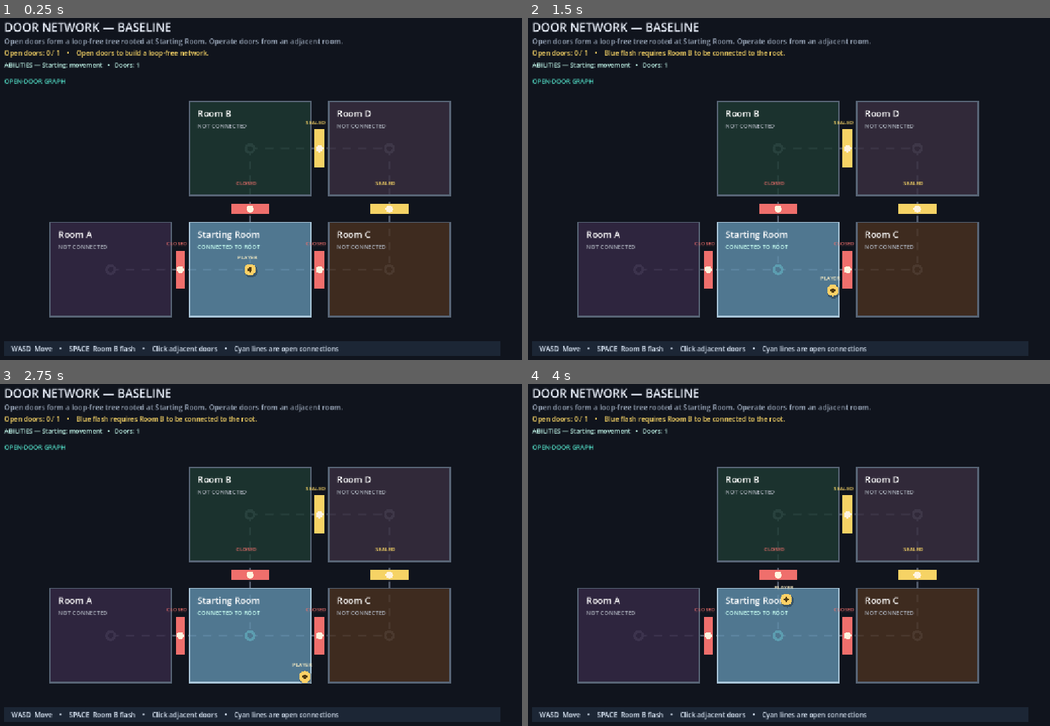
Above: before the commit, frames 1-4 (two rows, left to right).
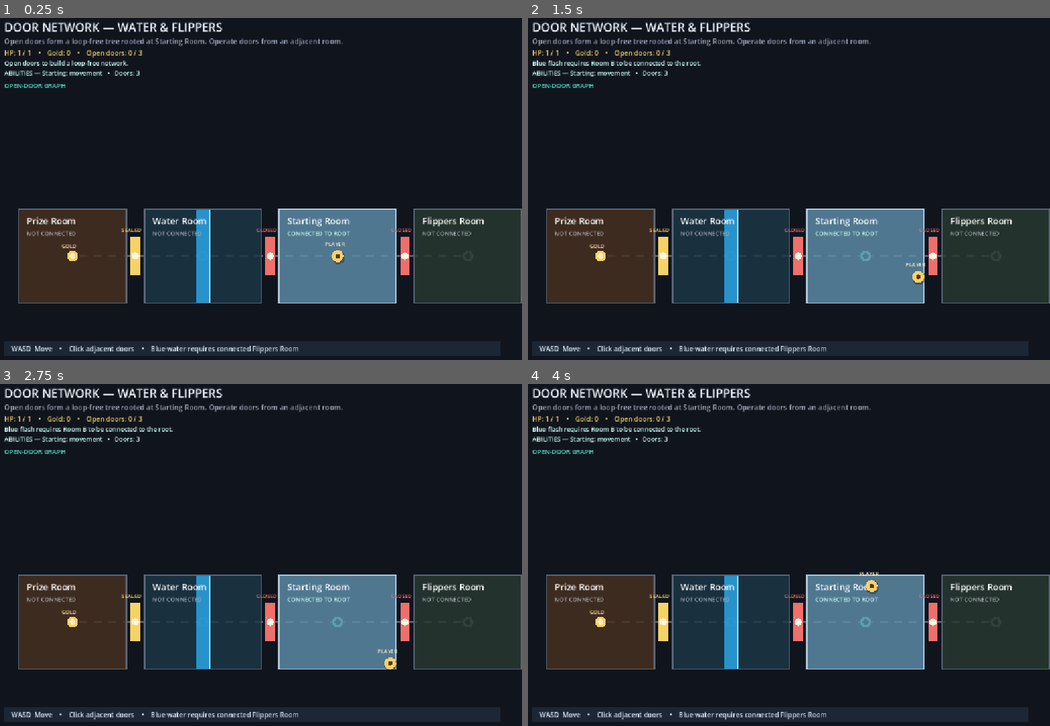
Above: after the commit, the same moments.

Repository: Gammapod/TreeMockup
Game: Godot game, scene res://Dungeon.tscn
The game is run twice, just before and just after one commit, with the same random seed, the same clock (stepped at 60 frames per second) and the same inputs.
Inputs (mouse positions are in pixels of both pictures, inside the frame that each line leads up to):
- Up to frame 1 (0.25 s): no input
- Up to frame 2 (1.5 s): tap Enter at 0.5 s; move the mouse to (898, 168) at 0.52 s; hold D 0.53-1.28 s; click (898, 168) at 0.67 s; tap Space at 0.77 s; move the mouse to (674, 206) at 1.27 s; hold S from 1.28 s (still down)
- Up to frame 3 (2.75 s): tap Space at 1.52, 2 s; move the mouse to (307, 472) at 2.02 s; release S at 2.03 s; hold D from 2.03 s (still down)
- Up to frame 4 (4 s): tap Enter at 2.75 s; move the mouse to (752, 623) at 2.77 s; release D at 2.78 s; hold W 2.78-3.53 s; click (752, 623) at 2.92 s; tap Space at 3.02, 3.77 s; move the mouse to (940, 606) at 3.52 s; hold A from 3.53 s (still down)

The runs differ from the first frame. In frame 1, 43% of the frame differs, in the area x 0-100%, y 1-99%; in frame 2, 43%; in frame 3, 43%; in frame 4, 43%.

Commit message:
flippers scenario

Diff:
--- a/Dungeon.gd
+++ b/Dungeon.gd
@@ -3,19 +3,19 @@
 const PLAYER_RADIUS: float = 13.0
 const PLAYER_SPEED: float = 230.0
 const DOOR_HALF_WIDTH: float = 42.0
-const BASELINE_SCENARIO_SCRIPT: Script = preload("res://scenarios/baseline_scenario.gd")
+const WATER_FLIPPERS_SCENARIO_SCRIPT: Script = preload("res://scenarios/water_flippers_scenario.gd")
 const DUNGEON_MODEL_SCRIPT: Script = preload("res://scripts/dungeon_model.gd")
 
 var scenario
 var model
-var player_position: Vector2 = Vector2(595, 585)
+var player_position: Vector2 = Vector2(790, 555)
 var font: Font
 var status_message: String = "Open doors to build a loop-free network."
 var flash_time: float = 0.0
 
 func _ready() -> void:
 	font = ThemeDB.fallback_font
-	scenario = BASELINE_SCENARIO_SCRIPT.new().create()
+	scenario = WATER_FLIPPERS_SCENARIO_SCRIPT.new().create()
 	model = DUNGEON_MODEL_SCRIPT.new(scenario)
 	queue_redraw()
 
@@ -60,12 +60,32 @@
 		if aligned and player_position.distance_to(door.position) < 48.0 and amount.dot(travel_direction) > 0.0:
 			if model.try_traverse_door(door.id):
 				player_position = _entry_position(destination_room.bounds, travel_direction)
+				_try_collect_at_player()
 			return
 	var room = scenario.rooms[model.player_room]
 	var next: Vector2 = player_position + amount
 	next.x = clampf(next.x, room.bounds.position.x + PLAYER_RADIUS, room.bounds.end.x - PLAYER_RADIUS)
 	next.y = clampf(next.y, room.bounds.position.y + PLAYER_RADIUS, room.bounds.end.y - PLAYER_RADIUS)
-	player_position = next
+	player_position = _apply_water_collisions(room, player_position, next)
+	_try_collect_at_player()
+
+func _apply_water_collisions(room, current: Vector2, next: Vector2) -> Vector2:
+	if model.capabilities.can_cross_water:
+		return next
+	for hazard in room.water_hazards:
+		var blocked: Rect2 = hazard.bounds.grow(PLAYER_RADIUS)
+		if blocked.has_point(next) and not blocked.has_point(current):
+			if abs(next.x - current.x) >= abs(next.y - current.y):
+				next.x = blocked.end.x if next.x < current.x else blocked.position.x
+			else:
+				next.y = blocked.end.y if next.y < current.y else blocked.position.y
+	return next
+
+func _try_collect_at_player() -> void:
+	for collectable in scenario.collectables.values():
+		if not model.collected_ids.has(collectable.id) and collectable.room_id == model.player_room and player_position.distance_to(collectable.position) < 25.0:
+			if model.try_collect(collectable.id):
+				status_message = "Collected 1 gold!"
 
 func _entry_position(destination: Rect2, direction: Vector2) -> Vector2:
 	var position: Vector2 = destination.get_center()
@@ -93,14 +113,17 @@
 		_draw_room(room)
 	for door in scenario.doors.values():
 		_draw_door(door)
+	for collectable in scenario.collectables.values():
+		_draw_collectable(collectable)
 	_draw_player()
 	_draw_help()
 
 func _draw_header() -> void:
 	draw_string(font, Vector2(48, 55), "DOOR NETWORK — %s" % scenario.name.to_upper(), HORIZONTAL_ALIGNMENT_LEFT, -1, 26, Color("eef4ff"))
 	draw_string(font, Vector2(48, 82), "Open doors form a loop-free tree rooted at Starting Room. Operate doors from an adjacent room.", HORIZONTAL_ALIGNMENT_LEFT, -1, 16, Color("9ba8ba"))
-	draw_string(font, Vector2(48, 108), "Open doors: %d / %d    •    %s" % [model.open_door_count(), model.capabilities.max_open_doors, status_message], HORIZONTAL_ALIGNMENT_LEFT, -1, 15, Color("f6d365"))
-	draw_string(font, Vector2(48, 134), _ability_summary(), HORIZONTAL_ALIGNMENT_LEFT, -1, 14, Color("c8fff2"))
+	draw_string(font, Vector2(48, 108), "HP: %d / %d    •    Gold: %d    •    Open doors: %d / %d" % [model.current_hp, model.capabilities.max_hp, model.gold_collected, model.open_door_count(), model.capabilities.max_open_doors], HORIZONTAL_ALIGNMENT_LEFT, -1, 15, Color("f6d365"))
+	draw_string(font, Vector2(48, 130), status_message, HORIZONTAL_ALIGNMENT_LEFT, -1, 14, Color("c8fff2"))
+	draw_string(font, Vector2(48, 152), _ability_summary(), HORIZONTAL_ALIGNMENT_LEFT, -1, 14, Color("c8fff2"))
 
 func _draw_open_door_graph() -> void:
 	for door in scenario.doors.values():
@@ -117,13 +140,18 @@
 		var point: Vector2 = room.bounds.get_center()
 		draw_circle(point, 12, Color("55e6cd") if model.is_room_reachable(room.id) else Color("596273"))
 		draw_circle(point, 6, Color("10141d"))
-	draw_string(font, Vector2(48, 170), "OPEN-DOOR GRAPH", HORIZONTAL_ALIGNMENT_LEFT, -1, 14, Color("55e6cd"))
+	draw_string(font, Vector2(48, 180), "OPEN-DOOR GRAPH", HORIZONTAL_ALIGNMENT_LEFT, -1, 14, Color("55e6cd"))
 
 func _draw_room(room) -> void:
 	var connected: bool = model.is_room_reachable(room.id)
 	var fill: Color = room.color.lightened(0.16) if connected else room.color.darkened(0.55)
 	fill.a = 0.82
 	draw_rect(room.bounds, fill, true)
+	for hazard in room.water_hazards:
+		var water_color: Color = Color("2baff4")
+		water_color.a = 0.78
+		draw_rect(hazard.bounds, water_color, true)
+		draw_rect(hazard.bounds, Color("9ce8ff"), false, 2)
 	draw_rect(room.bounds, Color("a9c6d9") if connected else Color("586576"), false, 3)
 	draw_string(font, room.bounds.position + Vector2(18, 34), room.id, HORIZONTAL_ALIGNMENT_LEFT, -1, 20, Color.WHITE)
 	draw_string(font, room.bounds.position + Vector2(18, 59), "CONNECTED TO ROOT" if connected else "NOT CONNECTED", HORIZONTAL_ALIGNMENT_LEFT, -1, 13, Color("c8fff2") if connected else Color("aab0bb"))
@@ -163,9 +191,16 @@
 	draw_circle(player_position, 5, Color("513b12"))
 	draw_string(font, player_position + Vector2(-28, -23), "PLAYER", HORIZONTAL_ALIGNMENT_LEFT, -1, 12, Color("fff1c5"))
 
+func _draw_collectable(collectable) -> void:
+	if model.collected_ids.has(collectable.id):
+		return
+	draw_circle(collectable.position, 12, Color("ffd166"))
+	draw_circle(collectable.position, 6, Color("fff4c7"))
+	draw_string(font, collectable.position + Vector2(-24, -18), "GOLD", HORIZONTAL_ALIGNMENT_LEFT, -1, 11, Color("ffe7a1"))
+
 func _draw_help() -> void:
 	draw_rect(Rect2(48, 744, 1104, 34), Color("1c2635"), true)
-	draw_string(font, Vector2(64, 767), "WASD  Move    •    SPACE  Room B flash    •    Click adjacent doors    •    Cyan lines are open connections", HORIZONTAL_ALIGNMENT_LEFT, -1, 15, Color("d9e5f4"))
+	draw_string(font, Vector2(64, 767), "WASD  Move    •    Click adjacent doors    •    Blue water requires connected Flippers Room", HORIZONTAL_ALIGNMENT_LEFT, -1, 15, Color("d9e5f4"))
 
 func _ability_summary() -> String:
 	var abilities: Array[String] = ["Starting: movement", "Doors: %d" % model.capabilities.max_open_doors]
--- /dev/null
+++ b/scenarios/water_flippers_scenario.gd
@@ -0,0 +1,28 @@
+class_name WaterFlippersScenario
+extends RefCounted
+
+const ROOM_DEFINITION_SCRIPT: Script = preload("res://scripts/room_definition.gd")
+const DOOR_DEFINITION_SCRIPT: Script = preload("res://scripts/door_definition.gd")
+const RULE_CONFIG_SCRIPT: Script = preload("res://scripts/rule_config.gd")
+const SCENARIO_DEFINITION_SCRIPT: Script = preload("res://scripts/scenario_definition.gd")
+const COLLECTABLE_DEFINITION_SCRIPT: Script = preload("res://scripts/collectable_definition.gd")
+const WATER_HAZARD_DEFINITION_SCRIPT: Script = preload("res://scripts/water_hazard_definition.gd")
+
+func create():
+	var water_strip = WATER_HAZARD_DEFINITION_SCRIPT.new(Rect2(475, 450, 30, 210))
+	var rooms: Dictionary = {
+		"Prize Room": ROOM_DEFINITION_SCRIPT.new("Prize Room", Rect2(80, 450, 240, 210), Color("a06b46")),
+		"Water Room": ROOM_DEFINITION_SCRIPT.new("Water Room", Rect2(360, 450, 260, 210), Color("3d789c"), 1.0, 0, [], 1, false, [water_strip]),
+		"Starting Room": ROOM_DEFINITION_SCRIPT.new("Starting Room", Rect2(660, 450, 260, 210), Color("3f7799")),
+		"Flippers Room": ROOM_DEFINITION_SCRIPT.new("Flippers Room", Rect2(960, 450, 240, 210), Color("587e68"), 1.0, 0, [], 1, true),
+	}
+	var doors: Dictionary = {
+		"Water—Prize": DOOR_DEFINITION_SCRIPT.new("Water—Prize", "Water Room", "Prize Room", Vector2(340, 555)),
+		"Start—Water": DOOR_DEFINITION_SCRIPT.new("Start—Water", "Starting Room", "Water Room", Vector2(640, 555)),
+		"Start—Flippers": DOOR_DEFINITION_SCRIPT.new("Start—Flippers", "Starting Room", "Flippers Room", Vector2(940, 555)),
+	}
+	var collectables: Dictionary = {
+		"prize_gold": COLLECTABLE_DEFINITION_SCRIPT.new("prize_gold", "Prize Room", Vector2(200, 555), 1),
+	}
+	# Three simultaneous routes are required to keep Water and Flippers connected while opening Prize.
+	return SCENARIO_DEFINITION_SCRIPT.new("Water & Flippers", rooms, doors, RULE_CONFIG_SCRIPT.new("Starting Room", 3), collectables)
--- /dev/null
+++ b/scripts/collectable_definition.gd
@@ -0,0 +1,13 @@
+class_name CollectableDefinition
+extends RefCounted
+
+var id: String
+var room_id: String
+var position: Vector2
+var gold_value: int
+
+func _init(p_id: String, p_room_id: String, p_position: Vector2, p_gold_value: int = 1) -> void:
+	id = p_id
+	room_id = p_room_id
+	position = p_position
+	gold_value = p_gold_value
--- a/scripts/dungeon_model.gd
+++ b/scripts/dungeon_model.gd
@@ -9,6 +9,9 @@
 var reachable_rooms: Dictionary = {}
 var door_states: Dictionary = {}
 var capabilities
+var current_hp: int = 0
+var gold_collected: int = 0
+var collected_ids: Dictionary = {}
 
 func _init(p_scenario) -> void:
 	scenario = p_scenario
@@ -51,6 +54,16 @@
 	_recalculate()
 	return true
 
+func try_collect(collectable_id: String) -> bool:
+	if not scenario.collectables.has(collectable_id) or collected_ids.has(collectable_id):
+		return false
+	var collectable = scenario.collectables[collectable_id]
+	if collectable.room_id != player_room:
+		return false
+	collected_ids[collectable_id] = true
+	gold_collected += collectable.gold_value
+	return true
+
 func _recalculate() -> void:
 	reachable_rooms = _calculate_reachable_rooms()
 	if scenario.rules.collapse_disconnected_branches:
@@ -59,7 +72,12 @@
 			if state.open and (not reachable_rooms.has(door.room_a) or not reachable_rooms.has(door.room_b)):
 				state.open = false
 	reachable_rooms = _calculate_reachable_rooms()
+	var previous_max_hp: int = capabilities.max_hp
 	capabilities = _derive_capabilities()
+	if capabilities.max_hp > previous_max_hp:
+		current_hp += capabilities.max_hp - previous_max_hp
+	else:
+		current_hp = mini(current_hp, capabilities.max_hp)
 	var open_count: int = open_door_count()
 	for door in scenario.doors.values():
 		var state = door_state(door.id)
@@ -73,6 +91,8 @@
 		var room = scenario.rooms[room_id]
 		result.movement_multiplier *= room.movement_multiplier
 		result.max_open_doors += room.max_open_doors_bonus
+		result.max_hp += room.health_bonus
+		result.can_cross_water = result.can_cross_water or room.grants_water_walking
 		for action_id: String in room.active_actions:
 			if not result.active_actions.has(action_id):
 				result.active_actions.append(action_id)
--- a/scripts/player_capabilities.gd
+++ b/scripts/player_capabilities.gd
@@ -4,6 +4,8 @@
 var movement_multiplier: float = 1.0
 var max_open_doors: int = 1
 var active_actions: Array[String] = []
+var max_hp: int = 0
+var can_cross_water: bool = false
 
 func has_action(action_id: String) -> bool:
 	return active_actions.has(action_id)
--- a/scripts/room_definition.gd
+++ b/scripts/room_definition.gd
@@ -7,11 +7,17 @@
 var movement_multiplier: float
 var max_open_doors_bonus: int
 var active_actions: Array = []
+var health_bonus: int
+var grants_water_walking: bool
+var water_hazards: Array = []
 
-func _init(p_id: String, p_bounds: Rect2, p_color: Color, p_movement_multiplier: float = 1.0, p_max_open_doors_bonus: int = 0, p_active_actions: Array = []) -> void:
+func _init(p_id: String, p_bounds: Rect2, p_color: Color, p_movement_multiplier: float = 1.0, p_max_open_doors_bonus: int = 0, p_active_actions: Array = [], p_health_bonus: int = 1, p_grants_water_walking: bool = false, p_water_hazards: Array = []) -> void:
 	id = p_id
 	bounds = p_bounds
 	color = p_color
 	movement_multiplier = p_movement_multiplier
 	max_open_doors_bonus = p_max_open_doors_bonus
 	active_actions = p_active_actions
+	health_bonus = p_health_bonus
+	grants_water_walking = p_grants_water_walking
+	water_hazards = p_water_hazards
--- a/scripts/scenario_definition.gd
+++ b/scripts/scenario_definition.gd
@@ -5,9 +5,11 @@
 var rooms: Dictionary
 var doors: Dictionary
 var rules
+var collectables: Dictionary
 
-func _init(p_name: String, p_rooms: Dictionary, p_doors: Dictionary, p_rules) -> void:
+func _init(p_name: String, p_rooms: Dictionary, p_doors: Dictionary, p_rules, p_collectables: Dictionary = {}) -> void:
 	name = p_name
 	rooms = p_rooms
 	doors = p_doors
 	rules = p_rules
+	collectables = p_collectables
--- /dev/null
+++ b/scripts/water_hazard_definition.gd
@@ -0,0 +1,7 @@
+class_name WaterHazardDefinition
+extends RefCounted
+
+var bounds: Rect2
+
+func _init(p_bounds: Rect2) -> void:
+	bounds = p_bounds
--- a/tests/run_tests.gd
+++ b/tests/run_tests.gd
@@ -2,6 +2,7 @@
 
 const BASELINE_SCENARIO_SCRIPT: Script = preload("res://scenarios/baseline_scenario.gd")
 const DUNGEON_MODEL_SCRIPT: Script = preload("res://scripts/dungeon_model.gd")
+const WATER_FLIPPERS_SCENARIO_SCRIPT: Script = preload("res://scenarios/water_flippers_scenario.gd")
 
 var failures: Array[String] = []
 
@@ -10,6 +11,7 @@
 	_test_root_only_opening_rule()
 	_test_capacity_from_room_c()
 	_test_propped_path_and_branch_collapse()
+	_test_health_flippers_and_gold()
 	if failures.is_empty():
 		print("All dungeon model tests passed.")
 		quit(0)
@@ -20,6 +22,10 @@
 
 func _model():
 	var scenario_factory = BASELINE_SCENARIO_SCRIPT.new()
+	return DUNGEON_MODEL_SCRIPT.new(scenario_factory.create())
+
+func _water_model():
+	var scenario_factory = WATER_FLIPPERS_SCENARIO_SCRIPT.new()
 	return DUNGEON_MODEL_SCRIPT.new(scenario_factory.create())
 
 func _test_initial_root_and_capabilities() -> void:
@@ -59,6 +65,24 @@
 	_expect(not model.door_state("D—C").open, "Detached C-D branch closes automatically")
 	_expect_equal(model.door_state("D—C").sealed_reason, "root", "Detached C-D is sealed")
 
+func _test_health_flippers_and_gold() -> void:
+	var model = _water_model()
+	_expect_equal(model.current_hp, 1, "Starting Room grants one current HP")
+	_expect_equal(model.capabilities.max_hp, 1, "Starting Room grants one max HP")
+	_expect(not model.capabilities.can_cross_water, "Water cannot be crossed before Flippers Room connects")
+	_expect_equal(model.try_toggle_door("Start—Water"), "opened", "Water Room connects")
+	_expect_equal(model.current_hp, 2, "Water Room grants one current HP")
+	_expect_equal(model.try_toggle_door("Start—Flippers"), "opened", "Flippers Room connects")
+	_expect(model.capabilities.can_cross_water, "Flippers Room enables water crossing")
+	_expect_equal(model.current_hp, 3, "Flippers Room grants one current HP")
+	_expect_equal(model.try_traverse_door("Start—Water"), true, "Player enters Water Room")
+	_expect_equal(model.try_toggle_door("Water—Prize"), "opened", "Player opens Prize Room door")
+	_expect_equal(model.try_traverse_door("Water—Prize"), true, "Player enters Prize Room")
+	_expect_equal(model.current_hp, 4, "Prize Room grants one current HP")
+	_expect_equal(model.try_collect("prize_gold"), true, "Gold is collected in Prize Room")
+	_expect_equal(model.gold_collected, 1, "Collected gold is counted once")
+	_expect_equal(model.try_collect("prize_gold"), false, "Gold cannot be collected twice")
+
 func _expect(condition: bool, description: String) -> void:
 	if not condition:
 		failures.append("FAILED: %s" % description)
Not shown, added: scenarios/water_flippers_scenario.gd.uid
Not shown, added: scripts/collectable_definition.gd.uid
Not shown, added: scripts/water_hazard_definition.gd.uid
Not shown, changed: docs/architecture.md
